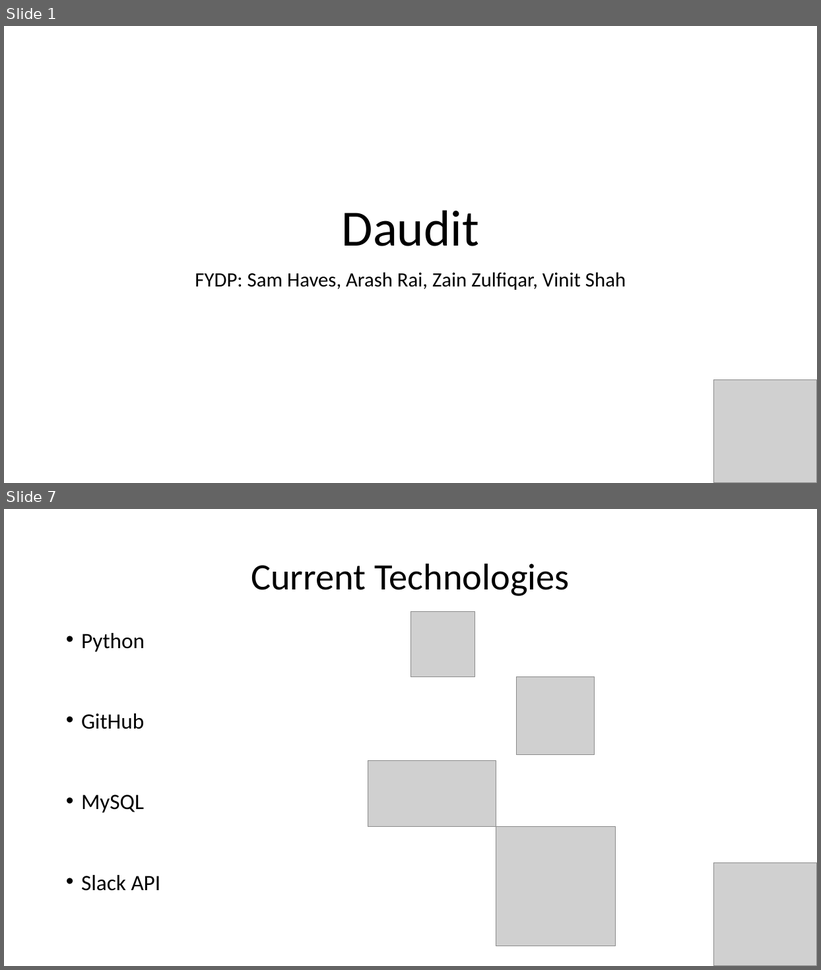
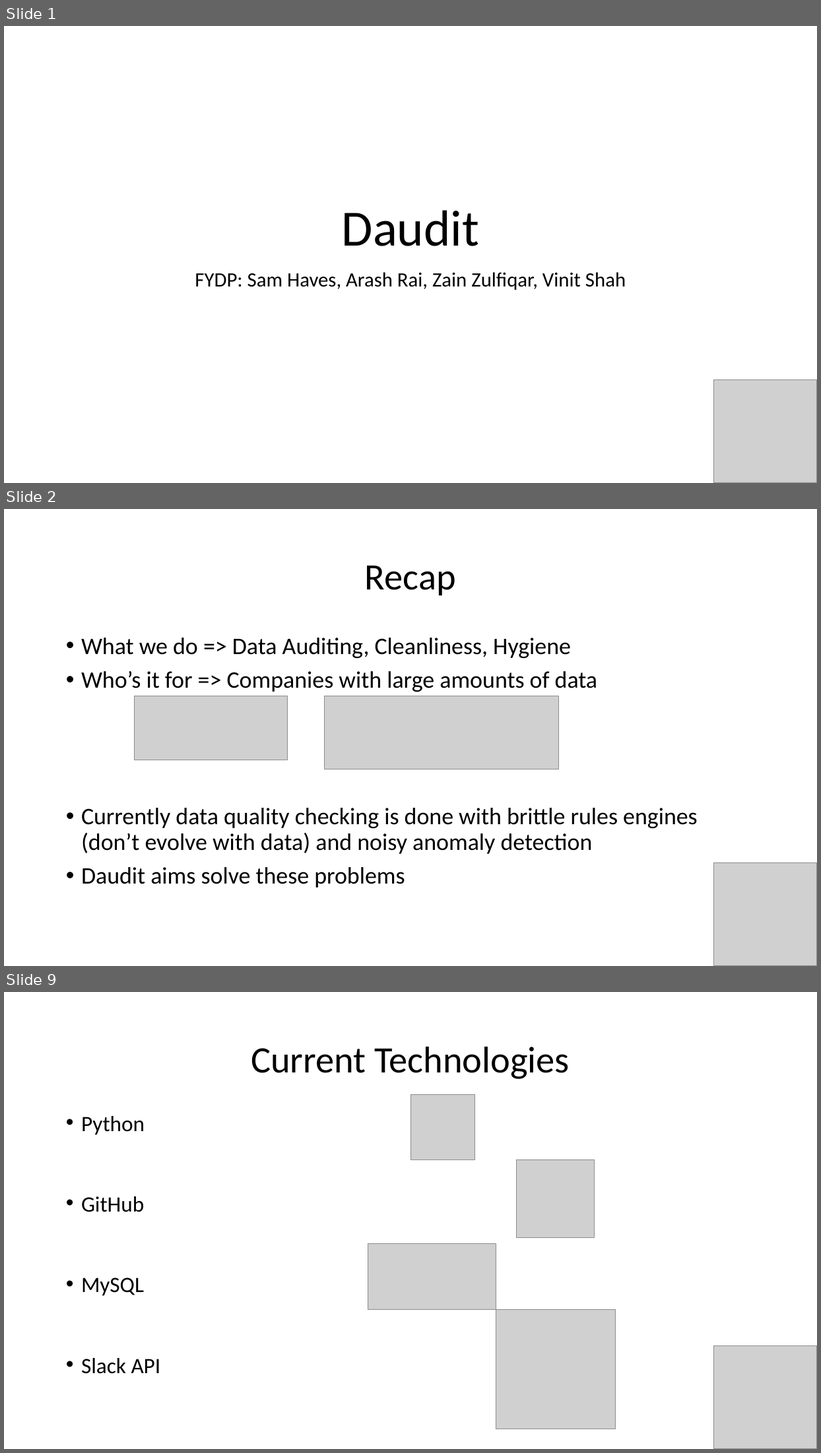
Before and after one commit to havess/daudit, a slide deck: midterm_presentation.pptx. Shown one above the other, each under a label of ours: slides 1 and 7 before the commit, slides 1, 2 and 9 after it; the slides between them are not shown. The pictures are 821x970 and 821x1453 pixels, drawn with LibreOffice and Linux fonts; fonts in the diff are those of the drawing; grey boxes stand for pictures. Boxes give left, top, right and bottom in pixels: in the first picture for what was removed or moved away, otherwise in the second. Text is boxed around its words. In the diff, an @@ line names an element or a change of style, - is before the commit and + after.

```diff
--- a/midterm_presentation.pptx
+++ b/midterm_presentation.pptx
@@ slide 2 added at (x1=4, y1=509, x2=817, y2=966), background #FFFFFF @@
@@ title added at (x1=365, y1=565, x2=456, y2=595), 44 pt, text #000000 @@
+Recap
@@ text added at (x1=81, y1=638, x2=698, y2=888), 28 pt, text #000000 @@
+• What we do => Data Auditing, Cleanliness, Hygiene
+• Who’s it for => Companies with large amounts of data
+• Currently data quality checking is done with brittle rules engines (don’t evolve with data) and noisy anomaly detection
+• Daudit aims solve these problems
@@ picture added at (x1=135, y1=696, x2=288, y2=760) @@
@@ picture added at (x1=324, y1=696, x2=559, y2=770) @@
@@ picture added at (x1=714, y1=863, x2=817, y2=966) @@
@@ what was slide 7 is now slide 9 @@
```
Also in this commit, not shown: 6 other slides added, 11 slides removed, 6 other files.
